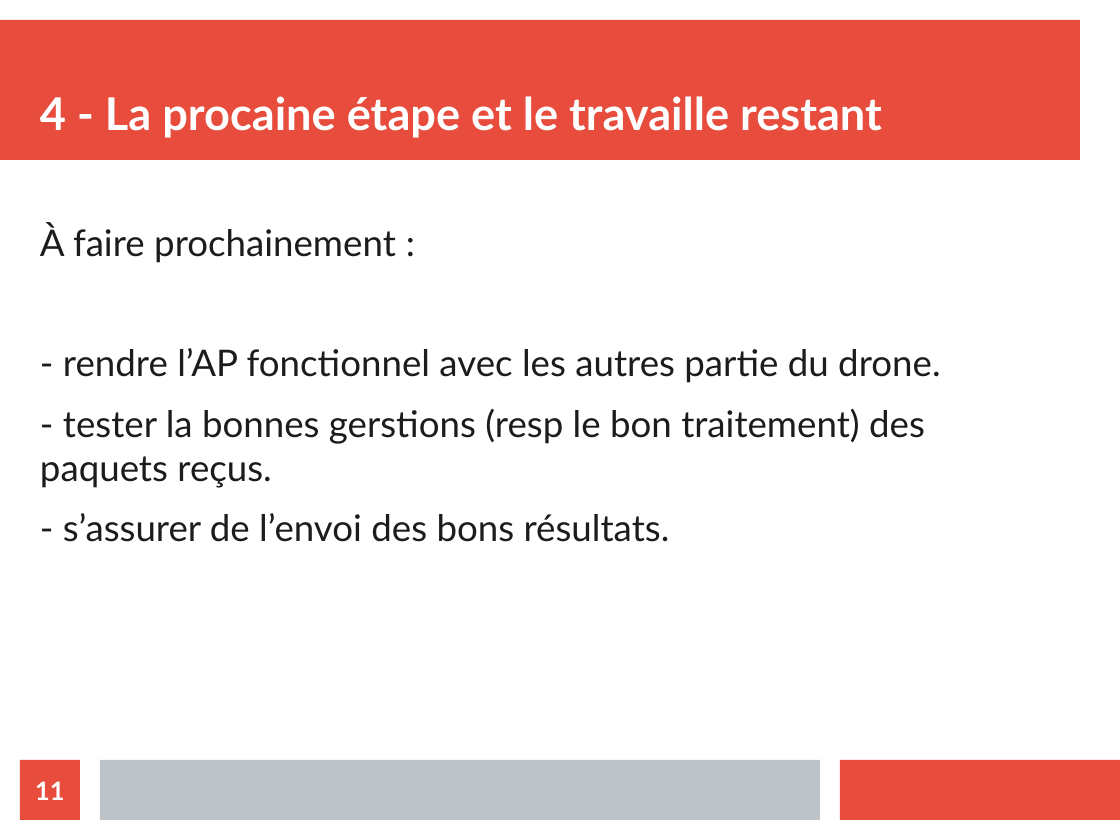
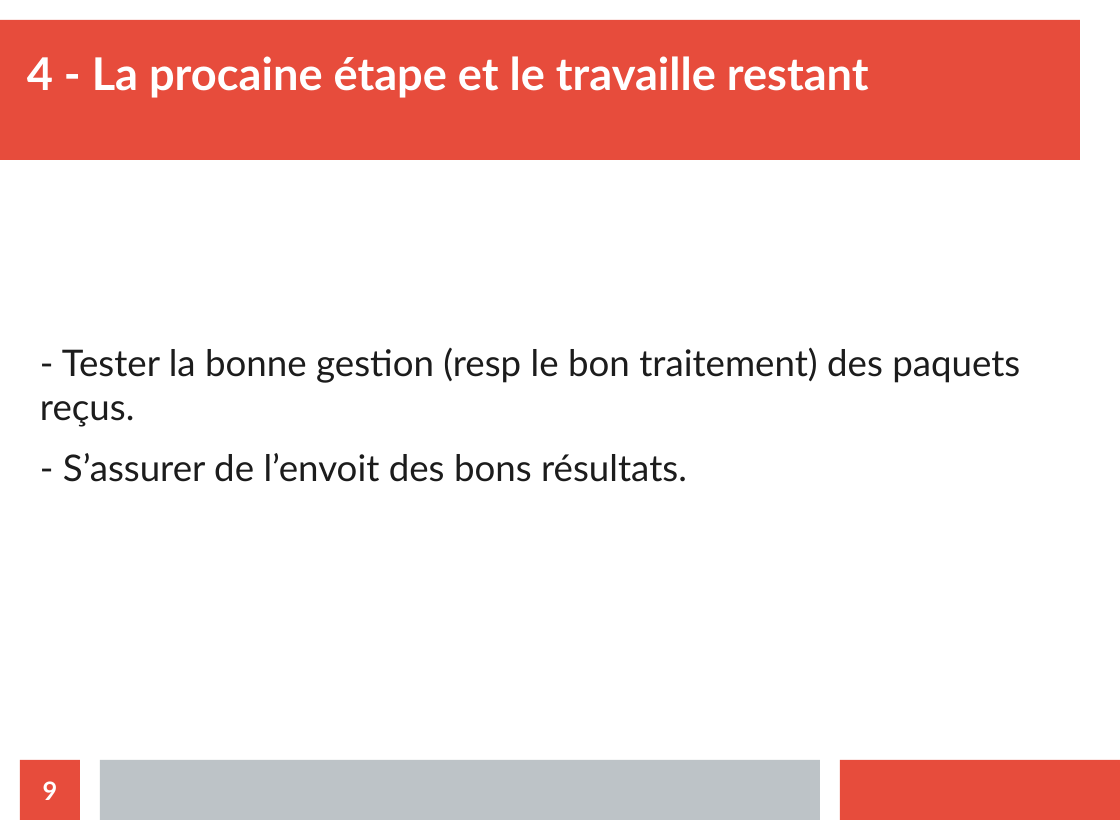
Before and after one commit to athmanmekh/AuttoPIlote-X-OPEN-PILOT, a slide deck: slide 9 of presentation/presentation 2/diapoPresentation.odp (slide 11 before the commit). Drawn at 1120x840 pixels with LibreOffice and Linux fonts; fonts in the diff are those of the drawing. Boxes give left, top, right and bottom in pixels: in the first picture for what was removed or moved away, otherwise in the second. Text is boxed around its words. In the diff, an @@ line names an element or a change of style, - is before the commit and + after.

```diff
--- a/presentation/presentation 2/diapoPresentation.odp
+++ b/presentation/presentation 2/diapoPresentation.odp
@@ title "4 - La procaine étape ...": place and size @@
-title "4 - La procaine étape ..." at box(40, 96, 882, 138)
+title "4 - La procaine étape ..." at box(27, 56, 869, 98)
@@ text at box(40, 347, 1020, 482): text changed @@
-À faire prochainement :
-- rendre l’AP fonctionnel avec les autres partie du drone.
-- tester la bonnes gerstions (resp le bon traitement) des paquets reçus.
-- s’assurer de l’envoi des bons résultats.
+- Tester la bonne gestion (resp le bon traitement) des paquets reçus.
+- S’assurer de l’envoit des bons résultats.
@@ page number at box(43, 781, 58, 800): text changed @@
-11
+9
```
Also in this commit, not shown: 7 other slides changed, 1 slide added, 3 slides removed, 1 other file.
